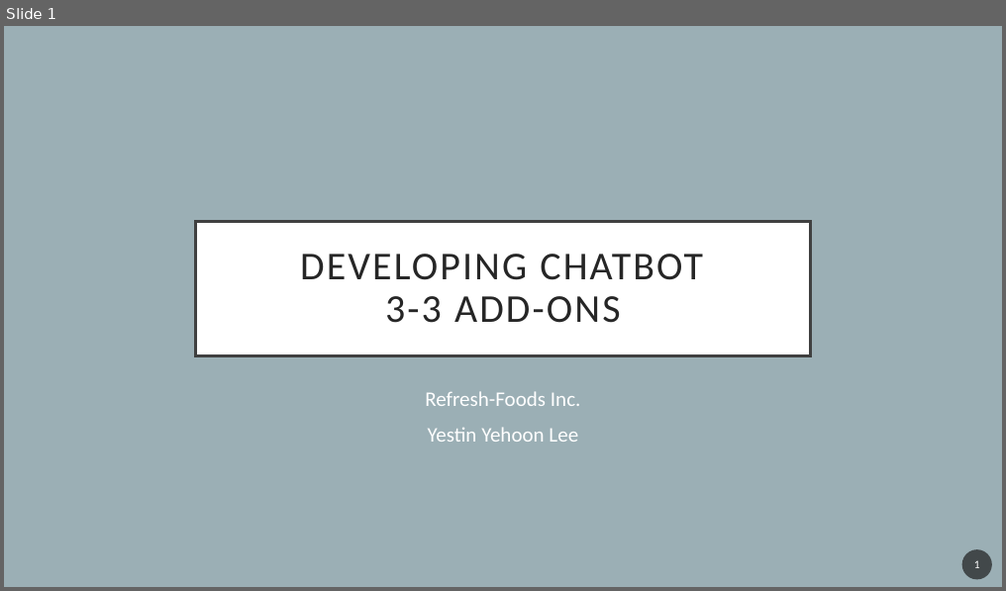
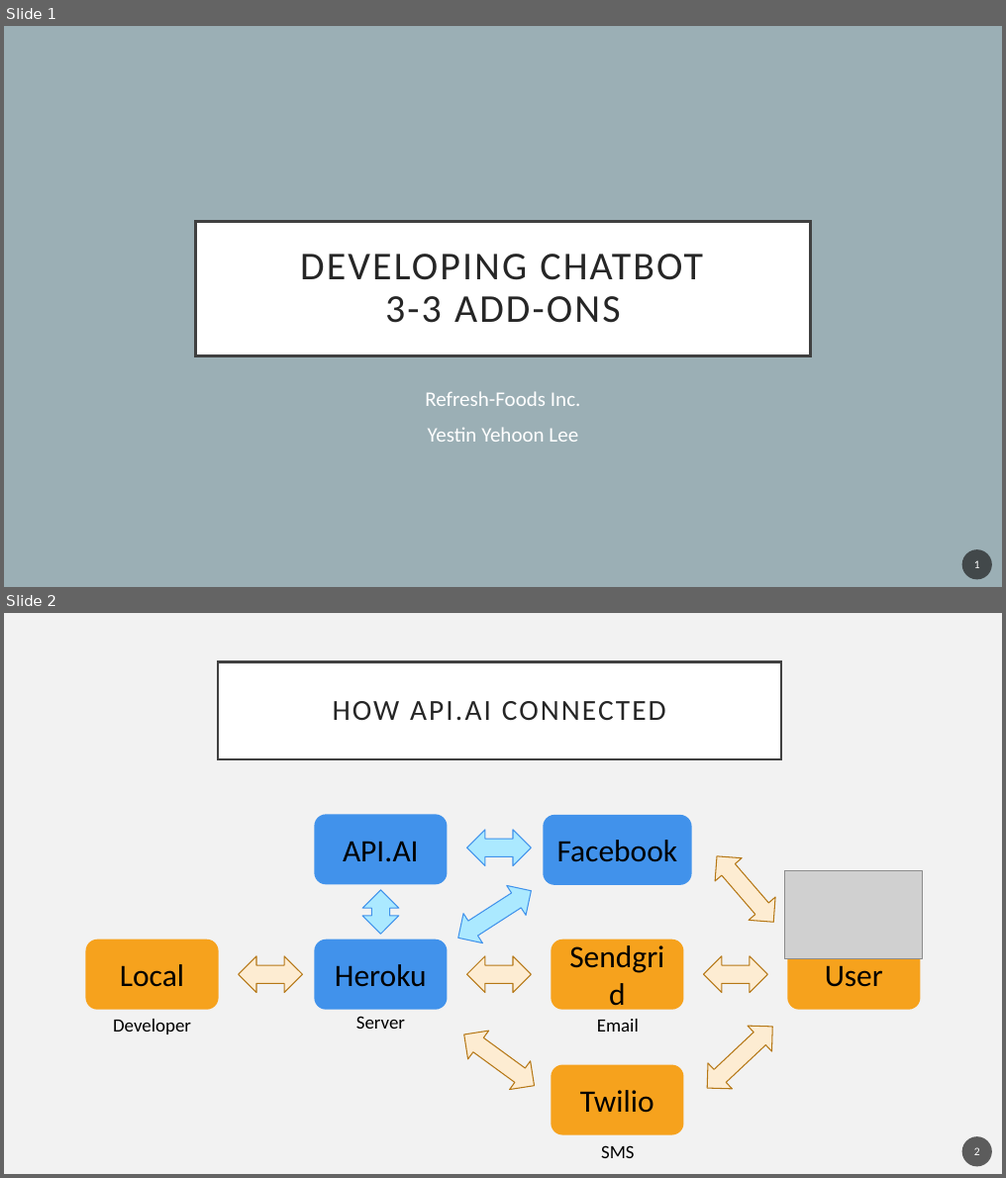
Before and after one commit to YehoonLee3/ChatBotCourse, a slide deck: 3-3 Add-ons.pptx. Shown one above the other, each under a label of ours: slide 1 before the commit, slides 1 and 2 after it. The pictures are 1006x591 and 1006x1178 pixels, drawn with LibreOffice and Linux fonts; fonts in the diff are those of the drawing; grey boxes stand for pictures. Boxes give left, top, right and bottom in pixels: in the first picture for what was removed or moved away, otherwise in the second. Text is boxed around its words. In the diff, an @@ line names an element or a change of style, - is before the commit and + after.

```diff
--- a/3-3 Add-ons.pptx
+++ b/3-3 Add-ons.pptx
@@ slide 2 added at (x1=4, y1=613, x2=1002, y2=1174), background #F2F2F2 @@
@@ title added at (x1=218, y1=663, x2=782, y2=760), fill #FFFFFF, outline #404040 2.5 pt, 28 pt, text #262626 @@
+HOW API.AI CONNECTED
@@ rounded rectangle added at (x1=315, y1=814, x2=448, y2=884), fill #4192EB, 30 pt, text #000000 @@
+API.AI
@@ rounded rectangle added at (x1=543, y1=815, x2=692, y2=885), fill #4192EB, 30 pt, text #000000 @@
+Facebook
@@ left right arrow added at (x1=466, y1=830, x2=531, y2=866), fill #ABE9FF, outline #4192EB 1 pt @@
@@ up down arrow added at (x1=704, y1=845, x2=787, y2=934), fill #FDECD2, outline #B67815 1 pt @@
@@ up down arrow added at (x1=449, y1=876, x2=541, y2=953), fill #ABE9FF, outline #4192EB 1 pt @@
@@ picture added at (x1=785, y1=870, x2=923, y2=959) @@
@@ left right arrow added at (x1=362, y1=890, x2=399, y2=934), fill #ABE9FF, outline #4192EB 1 pt @@
@@ rounded rectangle added at (x1=85, y1=940, x2=218, y2=1010), fill #F6A21D, 30 pt, text #000000 @@
+Local
@@ left right arrow added at (x1=239, y1=957, x2=303, y2=993), fill #FDECD2, outline #B67815 1 pt @@
@@ rounded rectangle added at (x1=315, y1=940, x2=448, y2=1010), fill #4192EB, 30 pt, text #000000 @@
+Heroku
@@ left right arrow added at (x1=466, y1=957, x2=531, y2=993), fill #FDECD2, outline #B67815 1 pt @@
@@ rounded rectangle added at (x1=551, y1=940, x2=684, y2=1010), fill #F6A21D, 30 pt, text #000000 @@
+Sendgrid
@@ left right arrow added at (x1=704, y1=957, x2=768, y2=993), fill #FDECD2, outline #B67815 1 pt @@
@@ rounded rectangle added at (x1=788, y1=940, x2=921, y2=1010), fill #F6A21D, 30 pt, text #000000 @@
+User
@@ text added at (x1=113, y1=1019, x2=191, y2=1035), 18 pt, text #000000 @@
+Developer
@@ text added at (x1=356, y1=1016, x2=405, y2=1029), 18 pt, text #000000 @@
+Server
@@ up down arrow added at (x1=453, y1=1021, x2=545, y2=1100), fill #FDECD2, outline #B67815 1 pt @@
@@ text added at (x1=597, y1=1019, x2=639, y2=1032), 18 pt, text #000000 @@
+Email
@@ up down arrow added at (x1=696, y1=1014, x2=785, y2=1101), fill #FDECD2, outline #B67815 1 pt @@
@@ rounded rectangle added at (x1=551, y1=1065, x2=684, y2=1136), fill #F6A21D, 30 pt, text #000000 @@
+Twilio
@@ text added at (x1=601, y1=1146, x2=634, y2=1158), 18 pt, text #000000 @@
+SMS
@@ page number added at (x1=962, y1=1137, x2=992, y2=1167), fill #1D1D1D at 70% opacity, 11 pt, text #FFFFFF @@
+2
```
Also in this commit, not shown: 3 other slides added, 1 slide removed, 4 other files.
